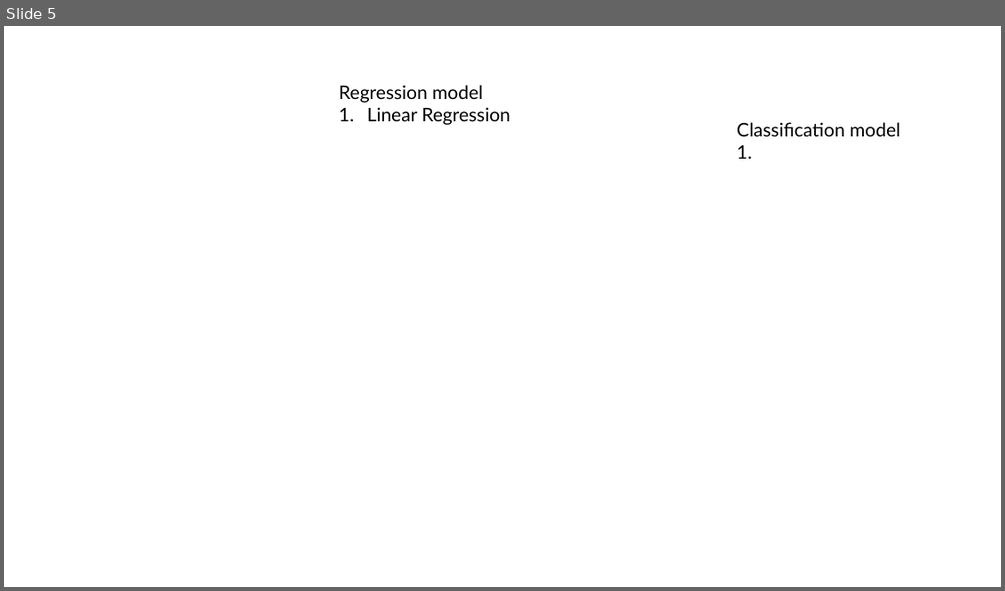
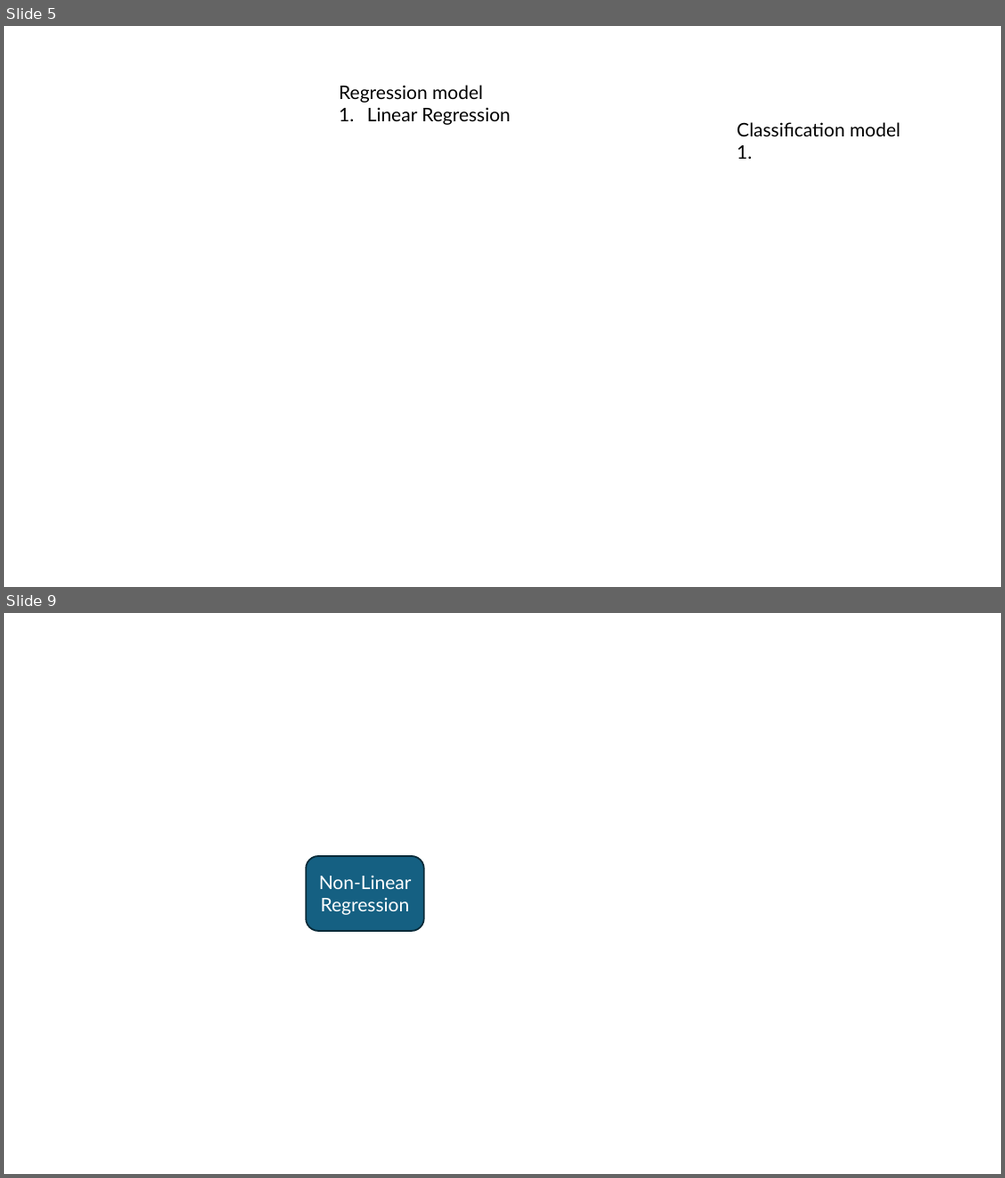
Before and after one commit to Hazim-HF/Machine-Learning, a slide deck: Machine Learning.pptx. Shown one above the other, each under a label of ours: slide 5 before the commit, slides 5 and 9 after it; the slides between them are not shown. The pictures are 1005x591 and 1005x1178 pixels, drawn with LibreOffice and Linux fonts; fonts in the diff are those of the drawing. Boxes give left, top, right and bottom in pixels: in the first picture for what was removed or moved away, otherwise in the second. Text is boxed around its words. In the diff, an @@ line names an element or a change of style, - is before the commit and + after.

```diff
--- a/Machine Learning.pptx
+++ b/Machine Learning.pptx
@@ slide 9 added at (4, 613, 1001, 1174), background #FFFFFF @@
@@ rounded rectangle added at (306, 856, 424, 931), fill #156082, outline #092A39 1.5 pt, 18 pt, text #FFFFFF @@
+Non-Linear Regression
```
Also in this commit, not shown: 1 slide changed, 3 other slides added, 14 other files.
